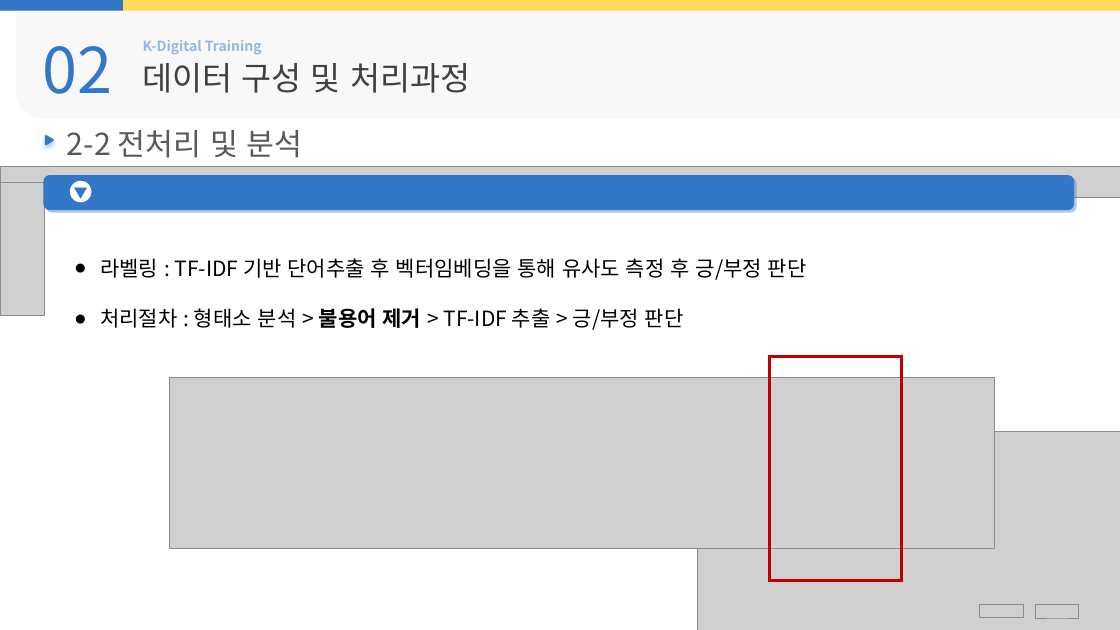
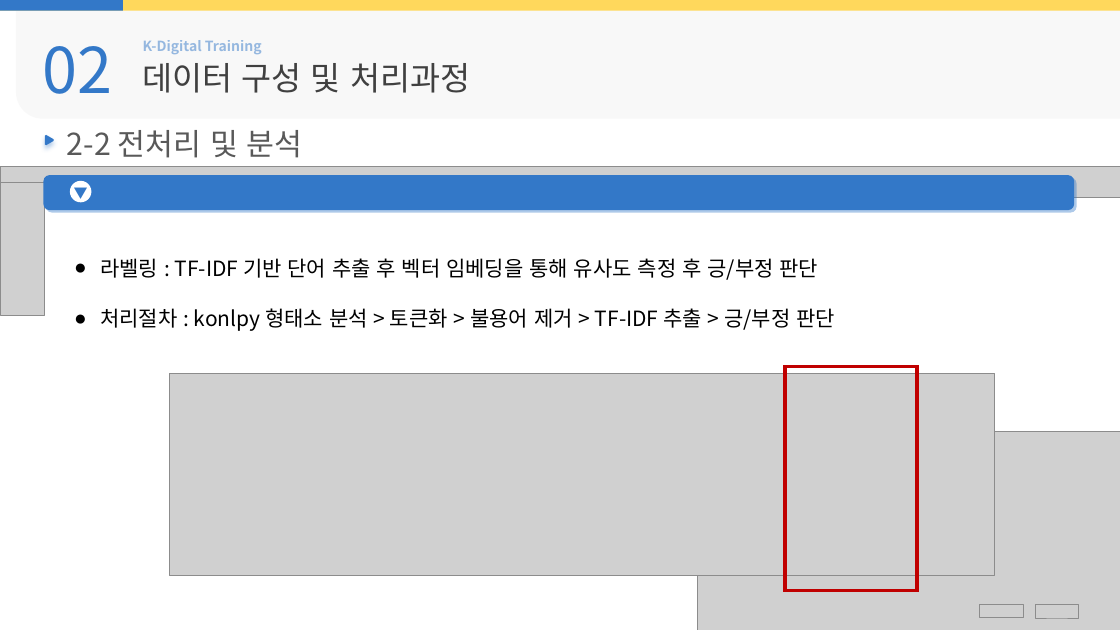
Before and after one commit to Hiddle00/project2_weather, a slide deck: slide 13 of 최종발표/05.D팀_최종발표.pptx. Drawn at 1120x630 pixels with LibreOffice and Linux fonts; fonts in the diff are those of the drawing; grey boxes stand for pictures; background and template pictures are left out. Boxes give left, top, right and bottom in pixels: in the first picture for what was removed or moved away, otherwise in the second. Text is boxed around its words. In the diff, an @@ line names an element or a change of style, - is before the commit and + after.

```diff
--- a/최종발표/05.D팀_최종발표.pptx
+++ b/최종발표/05.D팀_최종발표.pptx
@@ text at [100,258,835,331]: text changed @@
-● 라벨링 : TF-IDF 기반 단어추출 후 벡터임베딩을 통해 유사도 측정 후 긍/부정 판단
-● 처리절차 : 형태소 분석 > 불용어 제거 > TF-IDF 추출 > 긍/부정 판단
+● 라벨링 : TF-IDF 기반 단어 추출 후 벡터 임베딩을 통해 유사도 측정 후 긍/부정 판단
+● 처리절차 : konlpy 형태소 분석 > 토큰화 > 불용어 제거 > TF-IDF 추출 > 긍/부정 판단
@@ picture: place and size @@
-picture at [170,377,996,549]
+picture at [170,373,996,576]
@@ rectangle: place and size @@
-rectangle at [770,356,902,581]
+rectangle at [785,366,917,591]
```
Also in this commit, not shown: 12 other slides changed, 6 slides added.
